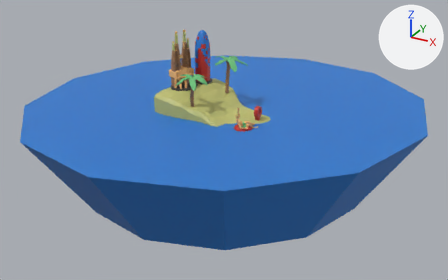
The Blender file scenes/city.blend: old version first, new version second.
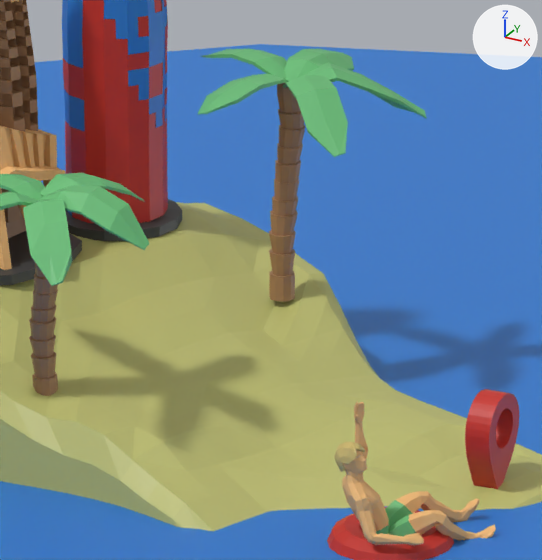
Each version is shown whole from a camera (50 mm lens) standing at (8.45, -14.79, 6.21) and looking at (-0.03, 0.64, -1.5), then close up on the part from 41% to 59% of the width and 17% to 47% of the height. The lights are fixed; the arrows at upper right show +X, +Y and +Z.

The scene before the commit, as lines of its bpy script (objects in view):
```python
me_cylinder = bpy.data.meshes.new('Cylinder')
me_cylinder.from_pydata(...)  # a 12-sided cut cone along z (radius 0.7 at the low end, 1.0 at the high end) spanning x -1.0..1.0, y -1.0..1.0, z -1.0..1.0
me_cylinder.materials.append(mat_ocean)  # blue #277bd2
me_cylinder_011 = bpy.data.meshes.new('Cylinder.011')
me_cylinder_011.from_pydata(...)  # 230 vertices, 456 faces; spans x -2.2..1.0, y -1.3..1.1, z -1.0..16.1
me_cylinder_011.materials.append(mat_boots)  # brown #a67c58
me_cylinder_032 = bpy.data.meshes.new('Cylinder.032')
me_cylinder_032.from_pydata(...)  # 165 vertices, 285 faces; spans x -10.0..8.5, y -10.1..9.1, z 12.8..17.5
# faces by material slot: [5, 280]
me_cylinder_032.materials.append(mat_material_021)  # brown #997460
me_cylinder_032.materials.append(mat_green)  # green #6bbf78
ob_cylinder = bpy.data.objects.new('Cylinder', me_cylinder)
ob_cylinder.location = (-0.174, 0.921, -1.694)
ob_cylinder.rotation_euler = (0.0176, -0.045, -1.069)  # degrees (1, -2.6, -61)
ob_cylinder.scale = (6.24, 6.14, 1.29)
ob_cylinder_008 = bpy.data.objects.new('Cylinder.008', me_cylinder_011)
ob_cylinder_008.location = (0.01, 0.756, 0.08)
ob_cylinder_008.rotation_euler = (0.0, 0.0, -1.911)  # degrees (0, 0, -109)
ob_cylinder_008.scale = (0.0569, 0.0569, 0.0569)
ob_cylinder_034 = bpy.data.objects.new('Cylinder.034', me_cylinder_032)
ob_cylinder_034.location = (0.01, 0.756, 0.08)
ob_cylinder_034.rotation_euler = (0.0, 0.0, -1.911)  # degrees (0, 0, -109)
ob_cylinder_034.scale = (0.0569, 0.0569, 0.0569)
# also in view: 'Cylinder.001' at (1.47, -0.13, -0.07); 'Cube.007' at (0.08, 0.13, -0.32); 'Cylinder.010' at (-0.31, -0.67, 0.43); 'Cylinder.004' at (-1.07, 0.07, 1.07); 'Torus' at (1.42, -0.76, -0.05)
```
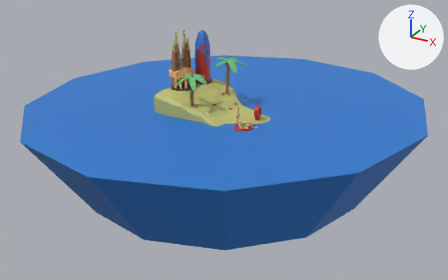
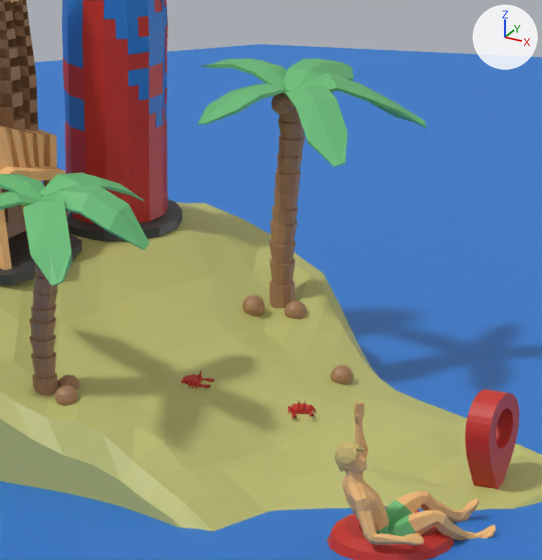
The change, as a list of edits to the scene's bpy script:
```text
Add me_cube_001:
    me_cube_001.from_pydata(...)  # 458 vertices, 450 faces; spans x -0.86..2.25, y -1.63..1.63, z -1.34..5.15
    # faces by material slot: [410, 40]
    me_cube_001.materials.append(mat_floater)  # red #c93025
    me_cube_001.materials.append(mat_title)  # black #404141
Add me_icosphere_010:
    me_icosphere_010.from_pydata(...)  # an icosphere of 80 faces spanning x -0.95..0.95, y -1.0..1.0, z -1.0..1.0
    me_icosphere_010.materials.append(mat_boots)  # brown #a67c58
Change ob_cylinder_008:
    ob_cylinder_008.location: (0.01, 0.756, 0.08) -> (0.01, 0.756, 0.036)
Change ob_cylinder_034:
    ob_cylinder_034.location: (0.01, 0.756, 0.08) -> (0.01, 0.756, 0.036)
Add ob_cube_001:
    ob_cube_001 = bpy.data.objects.new('Cube.001', me_cube_001)
    ob_cube_001.location = (0.524, -0.031, -0.143)
    ob_cube_001.rotation_euler = (0.0, 0.0, -0.896)  # degrees (0, 0, -51)
    ob_cube_001.scale = (0.0414, 0.0414, 0.00945)
Add ob_cube:
    ob_cube = bpy.data.objects.new('Cube', me_cube_001.copy())
    ob_cube.location = (0.083, -0.188, -0.049)
    ob_cube.rotation_euler = (0.0, 0.0, 0.324)  # degrees (0, 0, 19)
    ob_cube.scale = (0.0414, 0.0414, 0.00945)
Add ob_icosphere_010:
    ob_icosphere_010 = bpy.data.objects.new('Icosphere.010', me_icosphere_010)
    ob_icosphere_010.location = (0.51, 0.374, -0.134)
    ob_icosphere_010.scale = (0.0509, 0.0509, 0.0509)
Add ob_icosphere_009:
    ob_icosphere_009 = bpy.data.objects.new('Icosphere.009', me_icosphere_010.copy())
    ob_icosphere_009.location = (-0.042, 0.59, 0.025)
    ob_icosphere_009.scale = (0.0509, 0.0509, 0.0509)
Add ob_icosphere_008:
    ob_icosphere_008 = bpy.data.objects.new('Icosphere.008', me_icosphere_010.copy())
    ob_icosphere_008.location = (-0.228, -0.686, -0.011)
    ob_icosphere_008.scale = (0.0509, 0.0509, 0.0509)
Add ob_icosphere_007:
    ob_icosphere_007 = bpy.data.objects.new('Icosphere.007', me_icosphere_010.copy())
    ob_icosphere_007.location = (-0.279, -0.584, -0.008)
    ob_icosphere_007.scale = (0.0509, 0.0509, 0.0509)
Add ob_icosphere_006:
    ob_icosphere_006 = bpy.data.objects.new('Icosphere.006', me_icosphere_010.copy())
    ob_icosphere_006.location = (0.12, 0.676, 0.001)
    ob_icosphere_006.scale = (0.0509, 0.0509, 0.0509)
Add ob_icosphere_005:
    ob_icosphere_005 = bpy.data.objects.new('Icosphere.005', me_icosphere_010.copy())
    ob_icosphere_005.location = (0.018, 0.741, 0.916)
    ob_icosphere_005.scale = (0.0509, 0.0509, 0.0509)
```

Location of each change, [x1, y1, x2, y2] in pixels of the close-ups (542 x 560 px):
'Cylinder.034', moved
    before: [198, 48, 427, 157]
    after: [198, 58, 426, 167]
'Cylinder.008', moved
    before: [269, 83, 305, 302]
    after: [269, 107, 305, 309]
'Icosphere.008', added
    after: [55, 385, 78, 406]
'Icosphere.009', added
    after: [242, 295, 265, 316]
'Icosphere.010', added
    after: [330, 365, 353, 385]
'Icosphere.005', added
    after: [271, 93, 294, 115]
'Icosphere.006', added
    after: [284, 300, 307, 319]
'Cube.001', added
    after: [288, 401, 316, 418]
'Cube', added
    after: [181, 370, 214, 390]
'Icosphere.007', added
    after: [58, 375, 80, 390]
